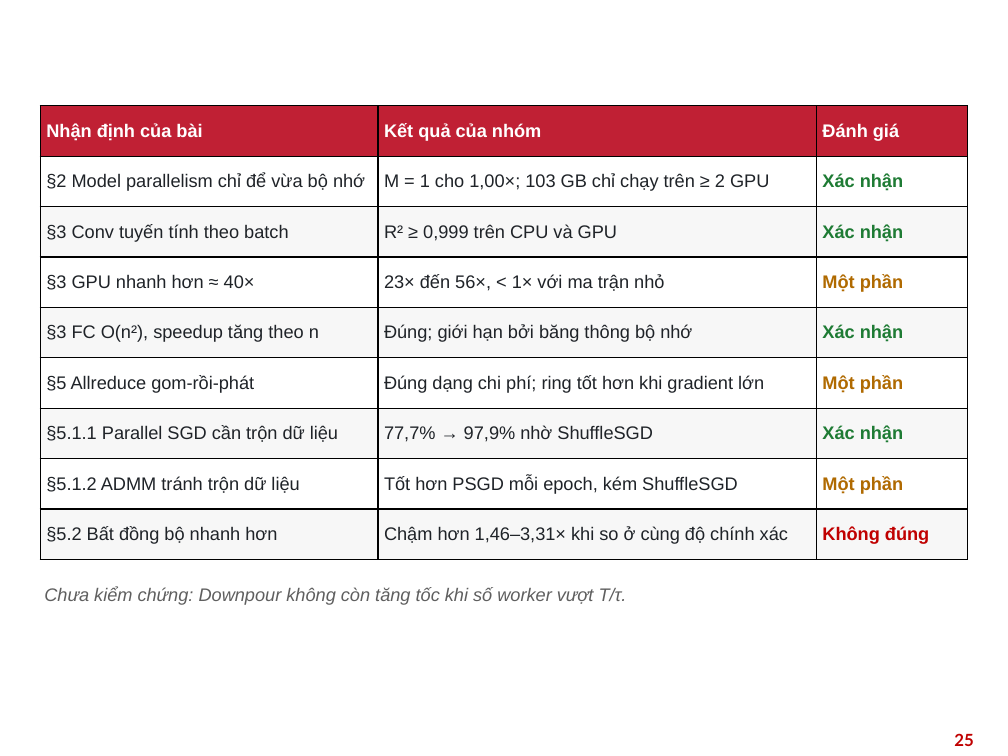
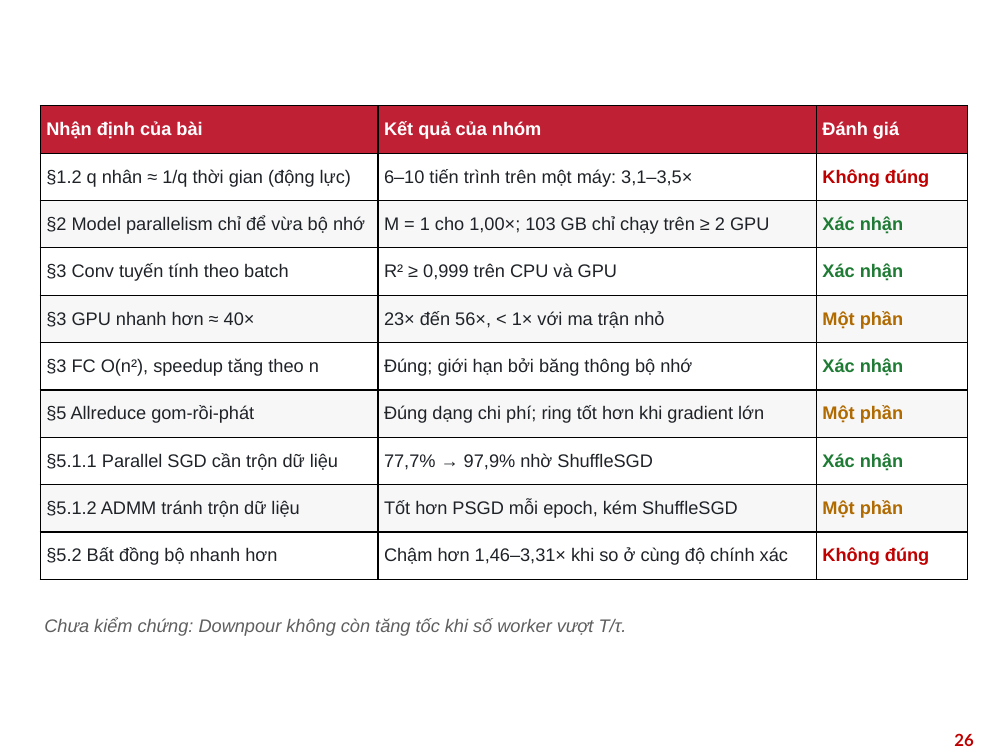
Before and after one commit to ngocvinhvu/High-Performance-Computing, a slide deck: slide 26 of slides/HPC_Nhom10_ParallelDistributedDL.pptx (slide 25 before the commit). Drawn at 1008x756 pixels with LibreOffice and Linux fonts; fonts in the diff are those of the drawing; background and template pictures are left out. Boxes give left, top, right and bottom in pixels: in the first picture for what was removed or moved away, otherwise in the second. Text is boxed around its words. In the diff, an @@ line names an element or a change of style, - is before the commit and + after.

```diff
--- a/slides/HPC_Nhom10_ParallelDistributedDL.pptx
+++ b/slides/HPC_Nhom10_ParallelDistributedDL.pptx
@@ table at (x1=40, y1=106, x2=968, y2=580) @@
+row 2: §1.2 q nhân ≈ 1/q thời gian (động lực) | 6–10 tiến trình trên một máy: 3,1–3,5× | Không đúng
@@ text "Chưa kiểm chứng: Downpour không ..." moved from (x1=44, y1=587, x2=627, y2=605) to (x1=44, y1=618, x2=627, y2=636) @@
@@ page number at (x1=954, y1=733, x2=973, y2=746): text changed @@
-25
+26
```
Also in this commit, not shown: 1 other slide changed, 1 slide added, 2 other files.
